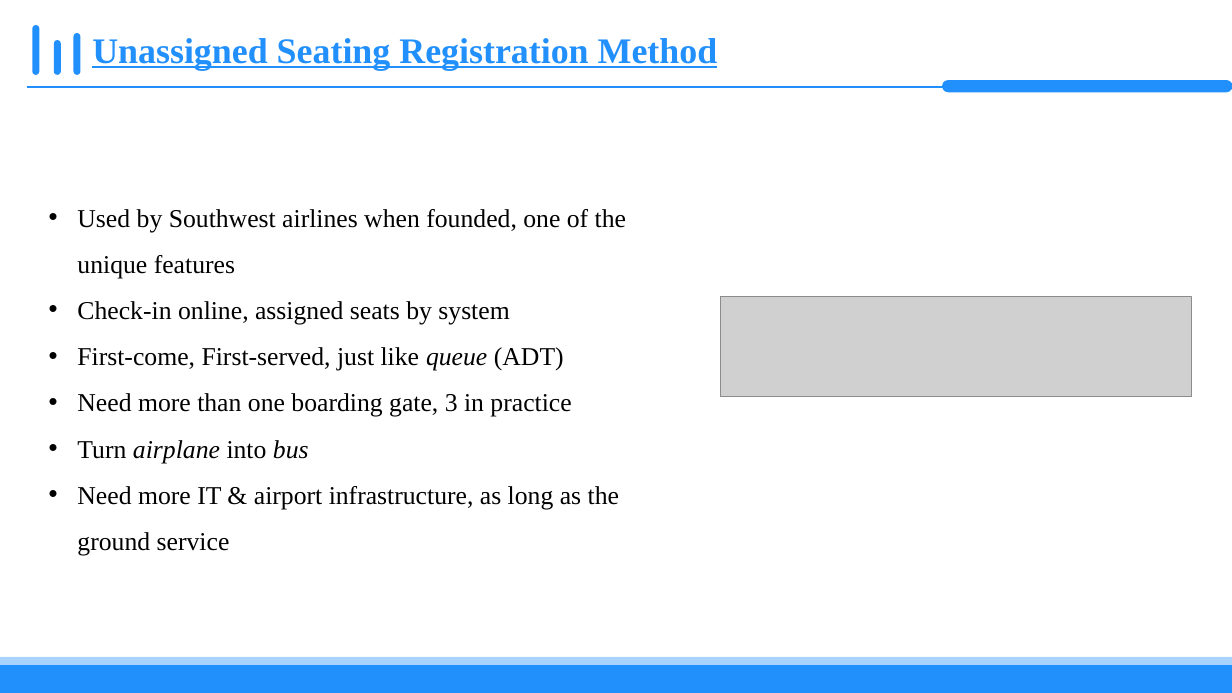
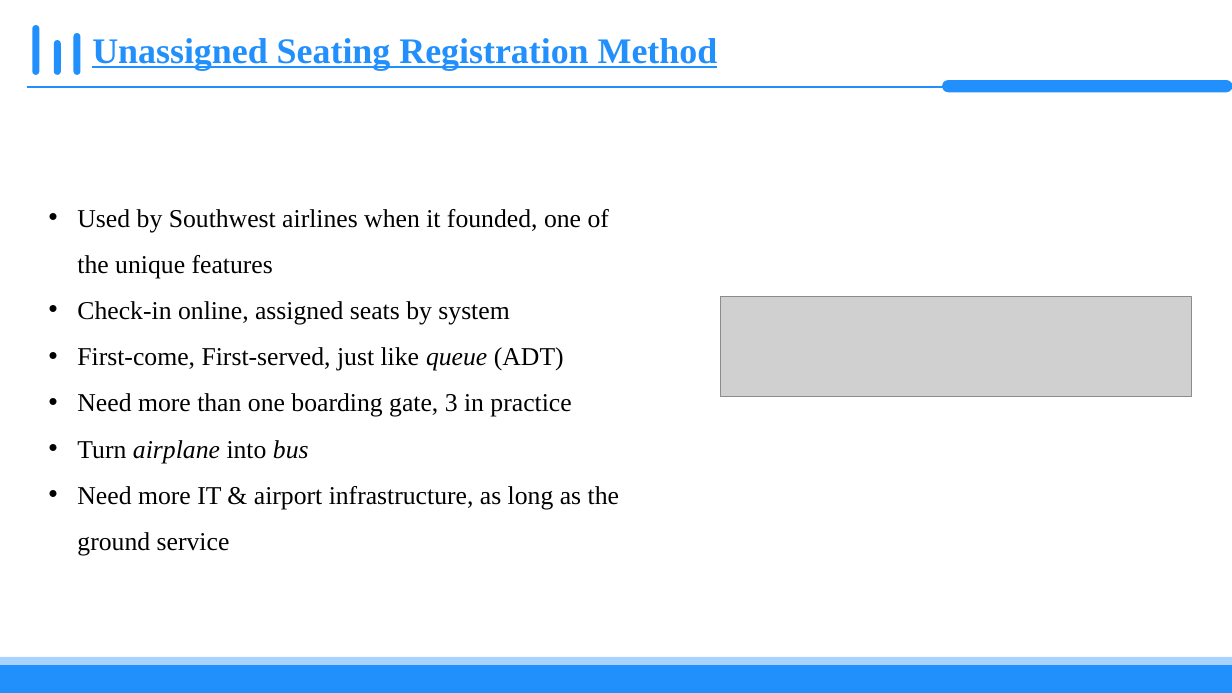
Before and after one commit to baocheng1989/CPS-5440-W01-FA24, a slide deck: slide 7 of project/presentation.pptx. Drawn at 1232x693 pixels with LibreOffice and Linux fonts; fonts in the diff are those of the drawing; grey boxes stand for pictures; background and template pictures are left out. Boxes give left, top, right and bottom in pixels: in the first picture for what was removed or moved away, otherwise in the second. Text is boxed around its words. In the diff, an @@ line names an element or a change of style, - is before the commit and + after.

```diff
--- a/project/presentation.pptx
+++ b/project/presentation.pptx
@@ text at bbox=[77, 209, 609, 278]: text changed @@
-• Used by Southwest airlines when founded, one of the unique features
+• Used by Southwest airlines when it founded, one of the unique features
```
Also in this commit, not shown: 3 other slides changed.
